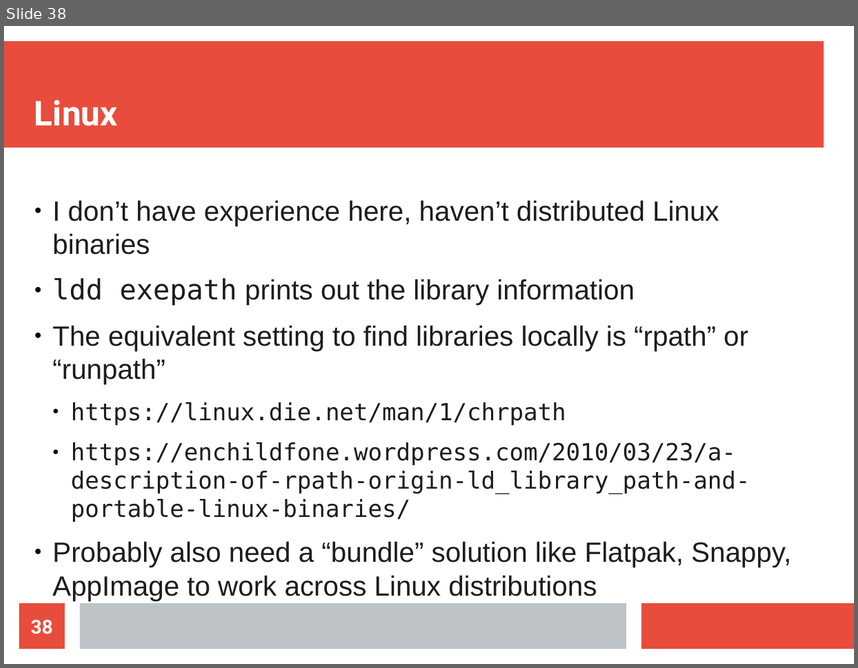
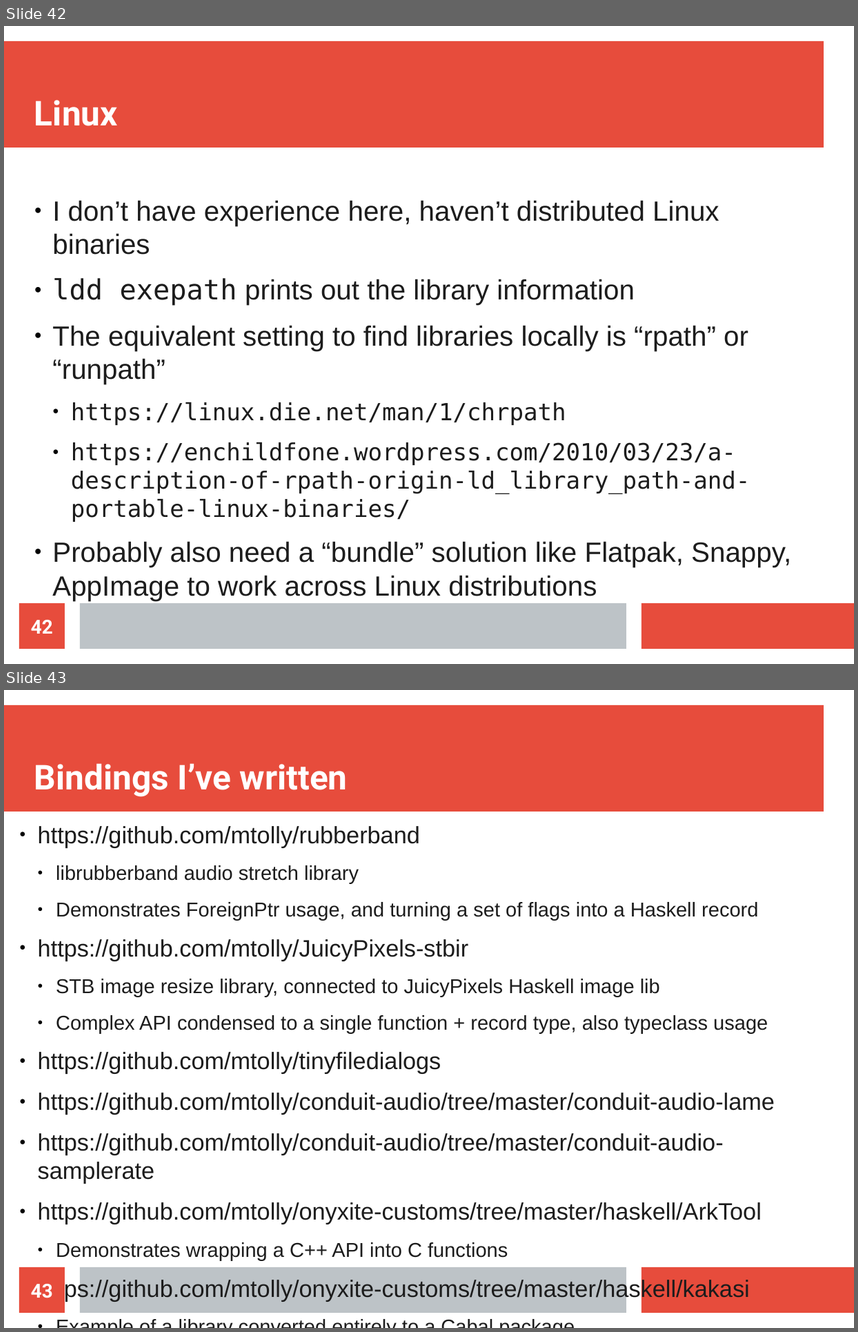
Before and after one commit to mtolly/haskell-c-talk, a slide deck: presentation.odp. Shown one above the other, each under a label of ours: slide 38 before the commit, slides 42 and 43 after it. The pictures are 858x668 and 858x1332 pixels, drawn with LibreOffice and Linux fonts; fonts in the diff are those of the drawing. Boxes give left, top, right and bottom in pixels: in the first picture for what was removed or moved away, otherwise in the second. Text is boxed around its words. In the diff, an @@ line names an element or a change of style, - is before the commit and + after.

Commit message:
Array and C++ examples

```diff
--- a/presentation.odp
+++ b/presentation.odp
@@ slide 43 added at <box>4,690,854,1328</box>, background #FFFFFF; not listed: 3 template elements that a slide beside it also shows @@
@@ title added at <box>34,763,348,797</box>, 32 pt, text #FFFFFF, bold @@
+Bindings I’ve written
@@ text added at <box>38,826,775,1301</box>, 22.1 pt, text #1C1C1C @@
+● https://github.com/mtolly/rubberband
+  ● librubberband audio stretch library
+  ● Demonstrates ForeignPtr usage, and turning a set of flags into a Haskell record
+● https://github.com/mtolly/JuicyPixels-stbir
+  ● STB image resize library, connected to JuicyPixels Haskell image lib
+  ● Complex API condensed to a single function + record type, also typeclass usage
+● https://github.com/mtolly/tinyfiledialogs
+● https://github.com/mtolly/conduit-audio/tree/master/conduit-audio-lame
+● https://github.com/mtolly/conduit-audio/tree/master/conduit-audio-samplerate
+● https://github.com/mtolly/onyxite-customs/tree/master/haskell/ArkTool
+  ● Demonstrates wrapping a C++ API into C functions
+● https://github.com/mtolly/onyxite-customs/tree/master/haskell/kakasi
+  ● Example of a library converted entirely to a Cabal package
@@ page number added at <box>19,1267,65,1312</box>, fill #E74C3C, 18 pt, text #FFFFFF, bold @@
+43
@@ what was slide 38 is now slide 42 @@
@@ page number at <box>31,619,53,633</box>: text changed @@
-38
+42
```
Also in this commit, not shown: 7 slides changed, 4 other slides added, 8 other files.
